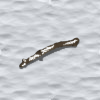
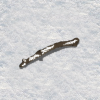
The second 100 x 100 image is a revision of the first. Changes to its layers:
painted on "Pasted Layer" over left=0, top=0, right=100, bottom=100
